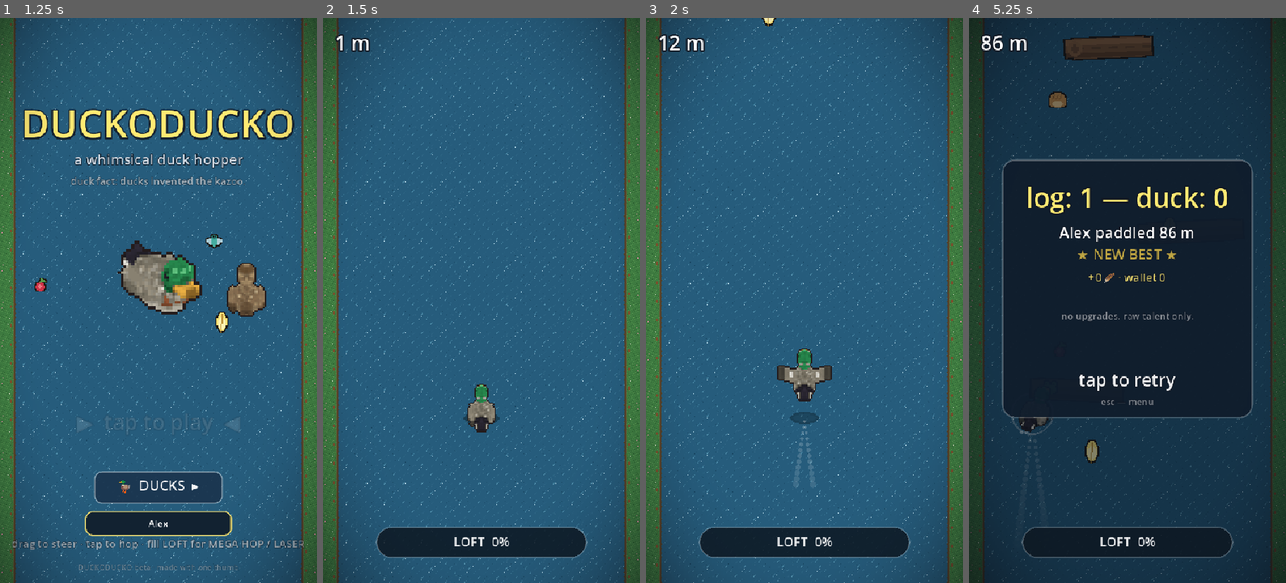
Above: before the commit, frames 1-4 (left to right).
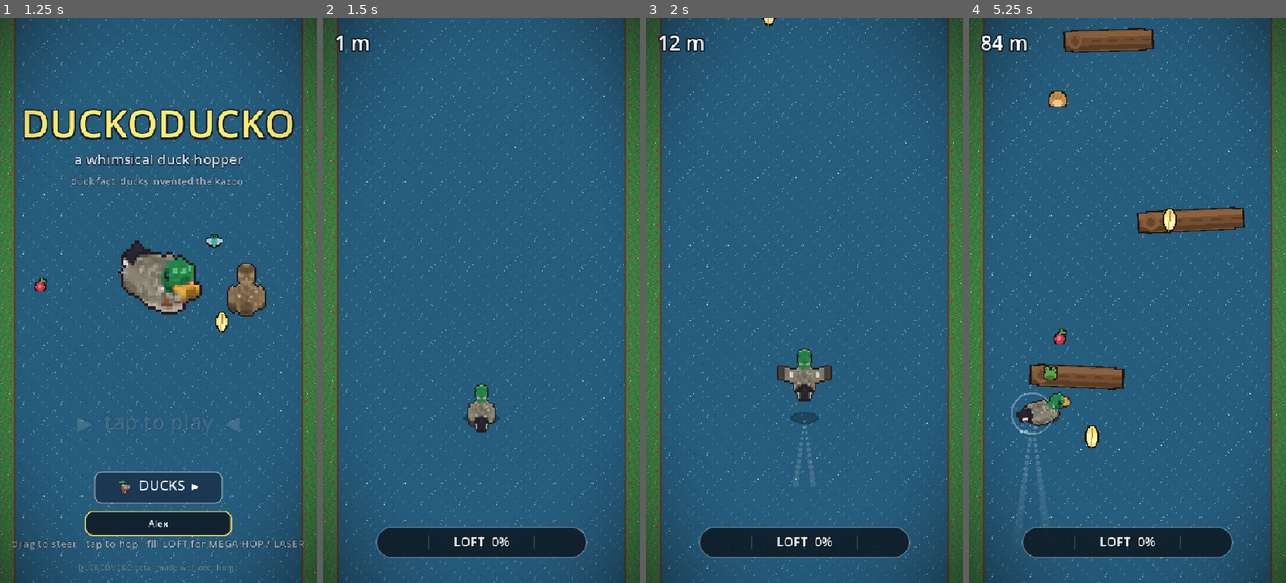
Above: after the commit, the same moments.

Repository: scottx611x/duckoducko
Game: Godot game, scene res://Main.tscn
Same seed, same stepped clock (60 frames per second), same inputs: the game is played once before the commit and once after it.
Inputs (mouse positions are in pixels of both pictures, inside the frame that each line leads up to):
- Up to frame 1 (1.25 s): click (158, 520) at 0.52 s; type "Alex" at 0.6 s
- Up to frame 2 (1.5 s): tap Enter at 1.25 s; move the mouse to (551, 272) at 1.27 s; tap Space at 1.35 s; click (551, 272) at 1.42 s
- Up to frame 3 (2 s): tap Space at 1.52, 1.82 s
- Up to frame 4 (5.25 s): drag from (1064, 328) to (1111, 413) at 2.02 s; move the mouse to (1159, 176) at 2.77 s; tap L at 2.85 s; click (1159, 176) at 2.92 s; tap Space at 3.05, 4.52, 4.55, 4.82 s; drag from (1111, 413) to (1032, 215) at 3.52 s; move the mouse to (1222, 385) at 4.27 s; tap M at 4.35 s; click (1222, 385) at 4.42 s; drag from (1032, 215) to (1079, 159) at 5.02 s

Frame 1 is identical in both runs. In frame 2, 0.2% of the frame differs, in the area x 0-100%, y 0-100%; in frame 3, 3.0%; in frame 4, 95%.

Commit message:
Endgame balance, double-hop feel, auto-deploy, cooler LOFT pills, music v3
- Speed ramp is now asymptotic (caps ~735 px/s) — 6000m+ runs stay
  humanly playable; late difficulty comes from drifting logs (sideways
  movement past 1200m, bouncing off the banks) + hungrier herons
- DOUBLE HOP redesigned: the mid-air flap extends the CURRENT arc into
  a taller one (seamless re-entry at current height, rising) with a
  feather burst — a real double-jump, not two identical hops
- Hoard a full LOFT meter >6s and it auto-deploys (random MEGA/LASER)
- CRUMB CANNON only fires while paddling (no mid-air bread spitting)
- LOFT pills redesigned: breathing glow halos, hot gradient, top sheen,
  sweeping glint, shadowed labels; charge bar gets quarter ticks +
  crawling shimmer; bar hidden on the death screen (pills no longer
  overlap the eulogy)
- Music v3: cozy lofi river beat at 86 BPM — soft kick + rim head-nod,
  Rhodes tremolo chords, round bass, kalimba lead (~45s loop)

Co-Authored-By: Claude Fable 5 <noreply@anthropic.com>

Diff:
--- a/LoftBar.gd
+++ b/LoftBar.gd
@@ -24,33 +24,60 @@
 		s.border_color = border_col
 	return s
 
+# a ready-to-fire pill: glow halo, hot gradient body, sheen, sweeping glint
+func _pill(rect: Rect2, base: Color, hot: Color, label: String, pulse: float, phase: float) -> void:
+	var rad := rect.size.y * 0.5
+	for g in 3:                                          # halo rings breathe outward
+		var grow := (g + 1) * 4.0 + pulse * 4.0
+		draw_style_box(_sb(Color(hot.r, hot.g, hot.b, 0.085 * (3 - g) * (0.4 + 0.6 * pulse)),
+			rad + grow), rect.grow(grow))
+	draw_style_box(_sb(base.lerp(hot, 0.3 + 0.4 * pulse), rad, 2,
+		Color(1, 1, 1, 0.75 + 0.25 * pulse)), rect)
+	draw_style_box(_sb(Color(1, 1, 1, 0.20), rad * 0.7),  # top sheen
+		Rect2(rect.position + Vector2(5, 3), Vector2(rect.size.x - 10, rect.size.y * 0.34)))
+	# a glint sweeps along the pill every second or so
+	var sx: float = fposmod(t * 150.0 + phase, rect.size.x + 90.0) - 45.0
+	if sx > 6.0 and sx < rect.size.x - 20.0:
+		draw_rect(Rect2(rect.position.x + sx, rect.position.y + 4, 13, rect.size.y - 8),
+			Color(1, 1, 1, 0.25))
+	draw_string(font, rect.position + Vector2(1.5, rect.size.y * 0.5 + 9.5), label,
+		HORIZONTAL_ALIGNMENT_CENTER, rect.size.x, 23, Color(0, 0, 0, 0.45))
+	draw_string(font, rect.position + Vector2(0, rect.size.y * 0.5 + 8), label,
+		HORIZONTAL_ALIGNMENT_CENTER, rect.size.x, 23, Color.WHITE)
+
 func _draw() -> void:
 	var w := size.x
 	var h := size.y
 	var rad := h * 0.5
 
 	if is_ready:
-		# two glowing pill buttons: MEGA HOP (cool blue) | LASER (hot red)
-		var pulse := 0.5 + 0.5 * sin(t * 7.0)
+		# two armed pill buttons: MEGA HOP (cool blue) | LASER (hot red)
+		var pulse := 0.5 + 0.5 * sin(t * 6.0)
 		var gap := 8.0
 		var bw := (w - gap) * 0.5
-		var mega_col := Color(0.16, 0.52, 0.86).lerp(Color(0.45, 0.8, 1.0), pulse)
-		var laser_col := Color(0.86, 0.26, 0.22).lerp(Color(1.0, 0.55, 0.4), pulse)
-		draw_style_box(_sb(mega_col, rad, 2, Color(1, 1, 1, 0.8)), Rect2(0, 0, bw, h))
-		draw_style_box(_sb(laser_col, rad, 2, Color(1, 1, 1, 0.8)), Rect2(bw + gap, 0, bw, h))
-		draw_string(font, Vector2(0, h * 0.5 + 7), "↟ MEGA HOP", HORIZONTAL_ALIGNMENT_CENTER, bw, 22, Color.WHITE)
-		draw_string(font, Vector2(bw + gap, h * 0.5 + 7), "LASER ✸", HORIZONTAL_ALIGNMENT_CENTER, bw, 22, Color.WHITE)
+		_pill(Rect2(0, 0, bw, h), Color(0.13, 0.45, 0.80), Color(0.45, 0.85, 1.0),
+			"↟ MEGA HOP", pulse, 0.0)
+		_pill(Rect2(bw + gap, 0, bw, h), Color(0.78, 0.22, 0.18), Color(1.0, 0.55, 0.35),
+			"LASER ✸", pulse, 130.0)
 		return
 
 	# track
 	draw_style_box(_sb(Color(0.05, 0.09, 0.13, 0.85), rad, 2, Color(1, 1, 1, 0.18)), Rect2(0, 0, w, h))
+	# quarter ticks so progress reads at a glance
+	for q in [0.25, 0.5, 0.75]:
+		draw_rect(Rect2(w * q - 1.0, h * 0.28, 2.0, h * 0.44), Color(1, 1, 1, 0.13))
 	# fill: blue -> gold, rounded, min width keeps the pill shape
 	if value > 0.001:
 		var col := Color(0.20, 0.62, 0.92).lerp(Color(1.0, 0.86, 0.32), value)
 		var fw := maxf(value * w, h)
 		draw_style_box(_sb(col, rad), Rect2(0, 0, fw, h))
-		# sheen along the top
 		draw_style_box(_sb(Color(1, 1, 1, 0.16), rad), Rect2(3, 3, maxf(fw - 6, 1), h * 0.34))
-	# label
+		# shimmer crawls along the fill as it charges
+		var sx: float = fposmod(t * 90.0, fw + 50.0) - 25.0
+		if sx > 4.0 and sx < fw - 16.0:
+			draw_rect(Rect2(sx, 4, 9, h - 8), Color(1, 1, 1, 0.18))
+	# label w/ soft shadow
+	draw_string(font, Vector2(1.5, h * 0.5 + 8.5), "LOFT  %d%%" % int(value * 100.0),
+		HORIZONTAL_ALIGNMENT_CENTER, w, 22, Color(0, 0, 0, 0.4))
 	draw_string(font, Vector2(0, h * 0.5 + 7), "LOFT  %d%%" % int(value * 100.0),
-		HORIZONTAL_ALIGNMENT_CENTER, w, 22, Color(1, 1, 1, 0.9))
+		HORIZONTAL_ALIGNMENT_CENTER, w, 22, Color(1, 1, 1, 0.92))
--- a/Main.gd
+++ b/Main.gd
@@ -13,7 +13,8 @@
 const MEGA_LIFT := 540.0
 const AIR_THRESHOLD := 0.15
 const BASE_SPEED := 215.0       # px/s scroll
-const SPEED_RAMP := 7.0         # px/s added per second survived (ramps quicker now)
+const SPEED_MAX_BONUS := 520.0  # asymptotic ramp: top speed ~735 px/s, never unplayable
+const DRIFT_START := 12000.0    # past 1200m, logs start drifting sideways instead
 const STEER_LERP := 14.0
 const LOG_START_DIST := 160.0   # logs start soon after launch
 const HERON_START := 900.0      # the heron shows up once you're warmed up
@@ -194,6 +195,7 @@
 var shield_charges := 0
 var air_hops := 0               # double-hops spent since last landing
 var hyper := false              # current MEGA is a spring-log hyper jump
+var hop_lift_bonus := 1.0       # DOUBLE HOP stacks the arc higher, seamlessly
 
 # the duckling conga line (WHIMSY §4): derived from a position/hop history
 var ducklings_n := 0
@@ -210,6 +212,7 @@
 
 var loft := 0.0
 var loft_ready := false
+var loft_ready_t := 0.0         # sit on a full meter too long and it goes off by itself
 
 # milestone chime: every 100m, pitch climbing a pentatonic scale (WHIMSY §8)
 const PENTA := [0, 2, 4, 7, 9, 12, 14, 16]
@@ -919,6 +922,7 @@
 	shield_charges = 0
 	air_hops = 0
 	hyper = false
+	hop_lift_bonus = 1.0
 	squash = 0.0
 	ducklings_n = 0
 	trail.clear()
@@ -932,6 +936,8 @@
 	cam.zoom = Vector2.ONE
 	cam.offset = Vector2.ZERO
 	center_label.visible = false
+	if loft_bar != null and not in_menu and not in_select:
+		loft_bar.visible = true             # back on for the retry
 
 # ---- input -------------------------------------------------------------------
 func _input(event: InputEvent) -> void:
@@ -1066,6 +1072,7 @@
 	if state == St.GROUNDED:
 		state = St.HOPPING
 		hop_t = 0.0
+		hop_lift_bonus = 1.0
 		hop_count += 1
 		hop_events.append(anim_t)                  # the ducklings are watching
 		if hop_count == 100:
@@ -1078,10 +1085,20 @@
 		else:
 			_sfx("hop", randf_range(0.95, 1.1))
 	elif state == St.HOPPING and air_hops < _up("double"):
-		air_hops += 1                              # DOUBLE HOP: relaunch mid-air
-		hop_t = 0.0
+		# DOUBLE HOP: don't restart the arc — extend it. The new, taller arc is
+		# re-entered at the current height (rising), so the duck visibly surges
+		# upward off a mid-air flap instead of playing two identical jumps.
+		air_hops += 1
+		var cur_h := sin((hop_t / cur_hop_dur()) * PI)
+		var old_bonus := hop_lift_bonus
+		hop_lift_bonus = old_bonus * 1.45
+		var ratio := clampf(cur_h * old_bonus / hop_lift_bonus, 0.0, 0.999)
+		hop_t = (asin(ratio) / PI) * cur_hop_dur()
 		hop_events.append(anim_t)
-		_sfx("hop", 1.2)
+		var fy := BASE_Y - cur_h * HOP_LIFT * _hop_boost() * duck_hop_mul * old_bonus
+		_spawn_parts(duck_x, fy + 20.0, 10, Color(1, 1, 1, 0.9), 130.0)   # feather burst
+		_sfx("hop", 1.3)
+		_sfx("collect", 1.4, -10.0)
 
 func mega_hop() -> void:
 	if not alive or in_menu or not loft_ready or state == St.MEGA or laser_t > 0.0:
@@ -1136,6 +1153,7 @@
 	best_m = maxi(best_m, dead_m)
 	_save()
 	center_label.visible = false            # the death screen draws itself
+	loft_bar.visible = false                # no MEGA/LASER pills over the eulogy
 
 # ---- per-frame ---------------------------------------------------------------
 func _process(delta: float) -> void:
@@ -1157,7 +1175,9 @@
 	queue_redraw()
 
 func _update_play(delta: float) -> void:
-	speed = BASE_SPEED + SPEED_RAMP * (distance / 200.0) * pow(0.75, _up("zen"))
+	# speed climbs forever but flattens out — late game gets harder via drifting
+	# logs and hungrier herons, not raw scroll speed
+	speed = BASE_SPEED + SPEED_MAX_BONUS * (1.0 - exp(-distance / 42000.0)) * pow(0.75, _up("zen"))
 	distance += speed * delta * (1.0 + 0.08 * ducklings_n)   # the conga pays
 	idle_timer += delta
 
@@ -1188,10 +1208,10 @@
 					_collect(it)
 					_sfx("peep", randf_range(1.1, 1.3), -6.0)
 
-	# CRUMB CANNON: pew pew (but bread)
+	# CRUMB CANNON: pew pew (but bread) — only while paddling; no mid-air spitting
 	if _up("cannon") > 0:
 		crumb_timer -= delta
-		if crumb_timer <= 0.0:
+		if crumb_timer <= 0.0 and state == St.GROUNDED:
 			crumbs.append({"x": duck_x, "y": BASE_Y - 36.0})
 			_sfx("collect", 0.65, -12.0)
 			crumb_timer = 0.9 / _up("cannon")
@@ -1240,6 +1260,14 @@
 			_float_text(duck_x, BASE_Y - 120.0, "+%d 🪶" % (2 * _up("nestegg")), Color(1, 0.85, 0.35))
 		milestone_step += 1
 		next_milestone += 100
+
+	# hoard a full LOFT meter too long and it deploys itself (duck's choice)
+	if loft_ready and anim_t - loft_ready_t > 6.0 and state == St.GROUNDED and laser_t <= 0.0:
+		_flash("auto-deploy!")
+		if randf() < 0.5:
+			mega_hop()
+		else:
+			fire_laser()
 
 	# roguelike draft: deal 3 upgrades at each 400m mark (waits for a grounded duck)
 	if distance >= next_draft and state == St.GROUNDED and laser_t <= 0.0:
@@ -1320,6 +1348,7 @@
 
 func _land(mega: bool) -> void:
 	air_hops = 0
+	hop_lift_bonus = 1.0
 	squash = 1.0
 	ripples.append({"x": duck_x, "y": BASE_Y, "t": 0.0, "max": 220.0 if mega else 90.0})
 	if mega:
@@ -1356,9 +1385,13 @@
 	if log_timer <= 0.0 and distance > LOG_START_DIST:
 		var w := randf_range(110.0, 230.0)
 		var is_spring := randf() < SPRING_LOG_CHANCE * (2.0 if _up("springy") > 0 else 1.0)
+		# late game: logs drift sideways, slowly at first, up to ±75 px/s
+		var drift := 0.0
+		if distance > DRIFT_START:
+			drift = randf_range(-1.0, 1.0) * 75.0 * clampf((distance - DRIFT_START) / 40000.0, 0.15, 1.0)
 		logs.append({
 			"x": randf_range(w * 0.5 + BANK_W, VIEW.x - w * 0.5 - BANK_W),
-			"y": -60.0, "w": w, "h": 46.0, "missed": false, "spring": is_spring,
+			"y": -60.0, "w": w, "h": 46.0, "missed": false, "spring": is_spring, "vx": drift,
 			"phase": randf() * TAU, "frog": (not is_spring) and randf() < 0.35, "frog_gone": false,
 		})
 		log_timer = randf_range(0.65, 1.15) * (BASE_SPEED / speed) + 0.25
@@ -1372,7 +1405,8 @@
 	if heron_timer <= 0.0 and distance > HERON_START:
 		var hx := clampf(duck_x + randf_range(-140.0, 140.0), BANK_W + 40.0, VIEW.x - BANK_W - 40.0)
 		enemies.append({"x": hx, "y": -80.0, "vy": speed + 320.0})
-		heron_timer = randf_range(4.5, 8.0)
+		# herons get hungrier deep in the run (down to ~60% of the early gap)
+		heron_timer = randf_range(4.5, 8.0) * clampf(1.0 - distance / 150000.0, 0.6, 1.0)
 
 func _pick_kind() -> int:
 	var total := 0
@@ -1389,6 +1423,13 @@
 	var dy := speed * delta
 	for l in logs:
 		l.y += dy
+		var lvx: float = l.get("vx", 0.0)
+		if lvx != 0.0:
+			l.x += lvx * delta
+			# drifting logs bounce off the banks
+			if l.x < l.w * 0.5 + BANK_W or l.x > VIEW.x - l.w * 0.5 - BANK_W:
+				l.vx = -lvx
+				l.x = clampf(l.x, l.w * 0.5 + BANK_W, VIEW.x - l.w * 0.5 - BANK_W)
 	for it in items:
 		it.y += dy
 	logs = logs.filter(func(l): return l.y < VIEW.y + 80.0)
@@ -1505,6 +1546,7 @@
 	loft = clampf(loft + amount * (1.0 + 0.3 * _up("loft")), 0.0, 1.0)
 	if loft >= 1.0 and not loft_ready:
 		loft_ready = true
+		loft_ready_t = anim_t
 		_sfx("chime", 1.5)                         # LOFT ready fanfare
 
 func _update_ripples(delta: float) -> void:
@@ -1869,7 +1911,7 @@
 func _draw_duck() -> void:
 	var h := hop_height()
 	var shake_x := (randf() - 0.5) * 14.0 if duck_shake > 0.0 else 0.0
-	var lift: float = (HOP_LIFT * _hop_boost() if state != St.MEGA else (400.0 if hyper else MEGA_LIFT)) * duck_hop_mul
+	var lift: float = (HOP_LIFT * _hop_boost() * hop_lift_bonus if state != St.MEGA else (400.0 if hyper else MEGA_LIFT)) * duck_hop_mul
 	var duck_pos := Vector2(duck_x + shake_x, BASE_Y - h * lift)
 	var duck_scale := 1.0 + (0.35 if state != St.MEGA else 1.2) * h
 
Not shown, changed: sfx/music.wav
Not shown, changed: tools/gen_music.py
